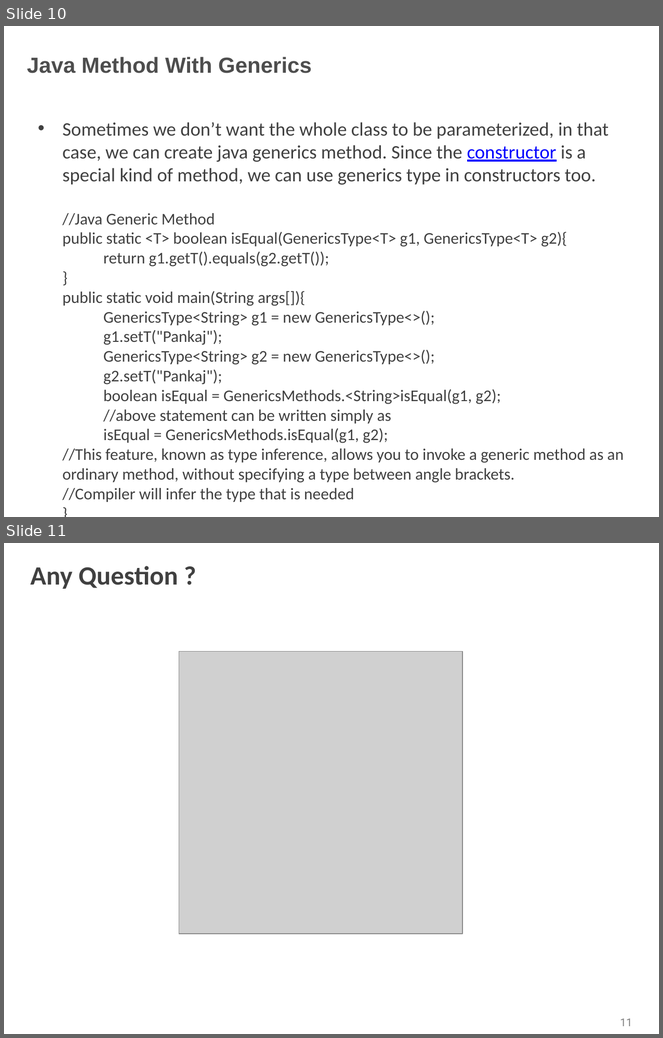
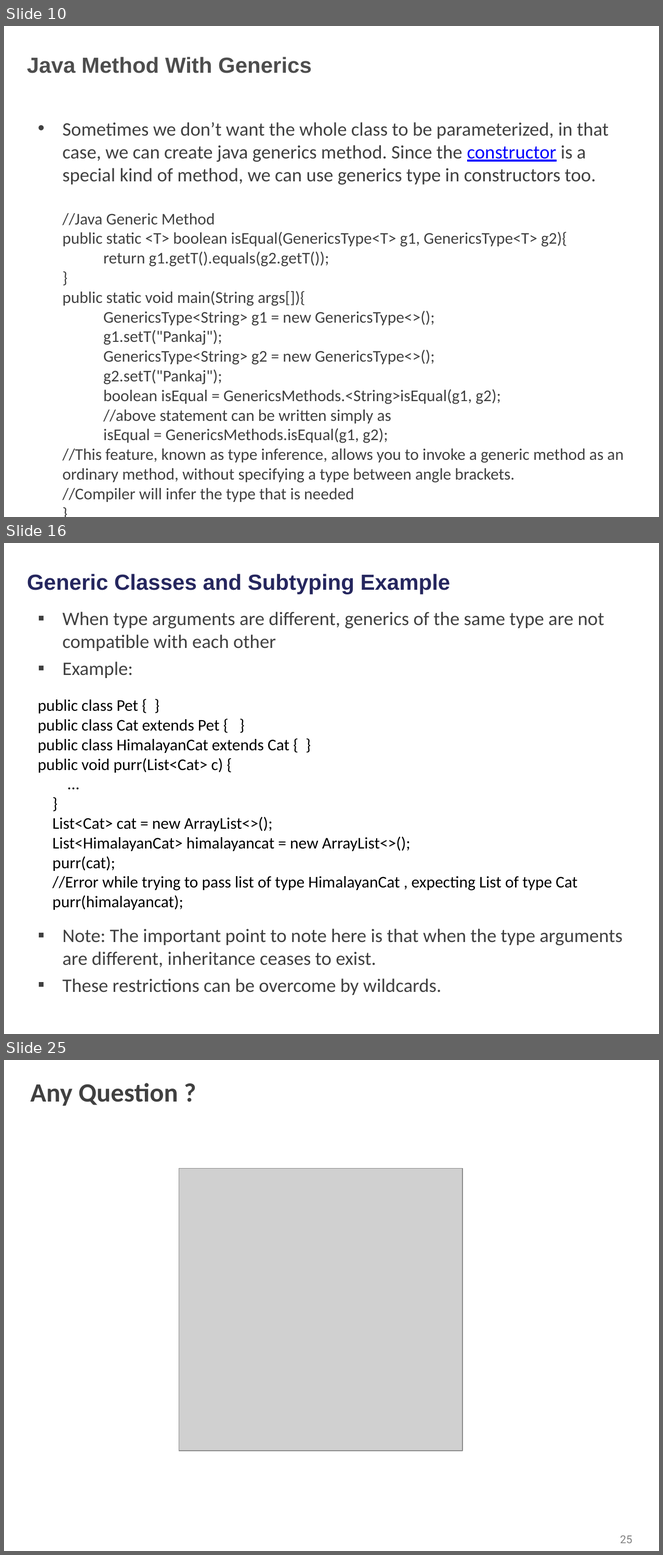
Before and after one commit to shalini06mittal/NCPIWS, a slide deck: ppt/Generics_Refresher.pptx. Shown one above the other, each under a label of ours: slides 10 and 11 before the commit, slides 10, 16 and 25 after it; the slides between them are not shown. The pictures are 663x1038 and 663x1555 pixels, drawn with LibreOffice and Linux fonts; fonts in the diff are those of the drawing; grey boxes stand for pictures; background and template pictures are left out. Boxes give left, top, right and bottom in pixels: in the first picture for what was removed or moved away, otherwise in the second. Text is boxed around its words. In the diff, an @@ line names an element or a change of style, - is before the commit and + after.

Commit message:
Generics PPT

```diff
--- a/ppt/Generics_Refresher.pptx
+++ b/ppt/Generics_Refresher.pptx
@@ slide 16 added at [4,543,659,1034], background picture (left out) @@
@@ title added at [27,574,451,594], 24 pt, text #25265E, bold @@
+Generic Classes and Subtyping Example
@@ text added at [62,612,623,995], 21 pt, text #404040 @@
+▪ When type arguments are different, generics of the same type are not compatible with each other
+▪ Example:
+▪ Note: The important point to note here is that when the type arguments are different, inheritance ceases to exist.
+▪ These restrictions can be overcome by wildcards.
@@ text added at [38,700,578,910], 18 pt, text #000000 @@
+public class Pet { }
+public class Cat extends Pet { }
+public class HimalayanCat extends Cat { }
+public void purr(List<Cat> c) {
+...
+}
+List<Cat> cat = new ArrayList<>();
+List<HimalayanCat> himalayancat = new ArrayList<>();
+purr(cat);
+//Error while trying to pass list of type HimalayanCat , expecting List of type Cat
+purr(himalayancat);
@@ what was slide 11 is now slide 25 @@
@@ page number at [620,1536,633,1544]: text changed @@
-11
+25
```
Also in this commit, not shown: 13 other slides added, 5 other files.
